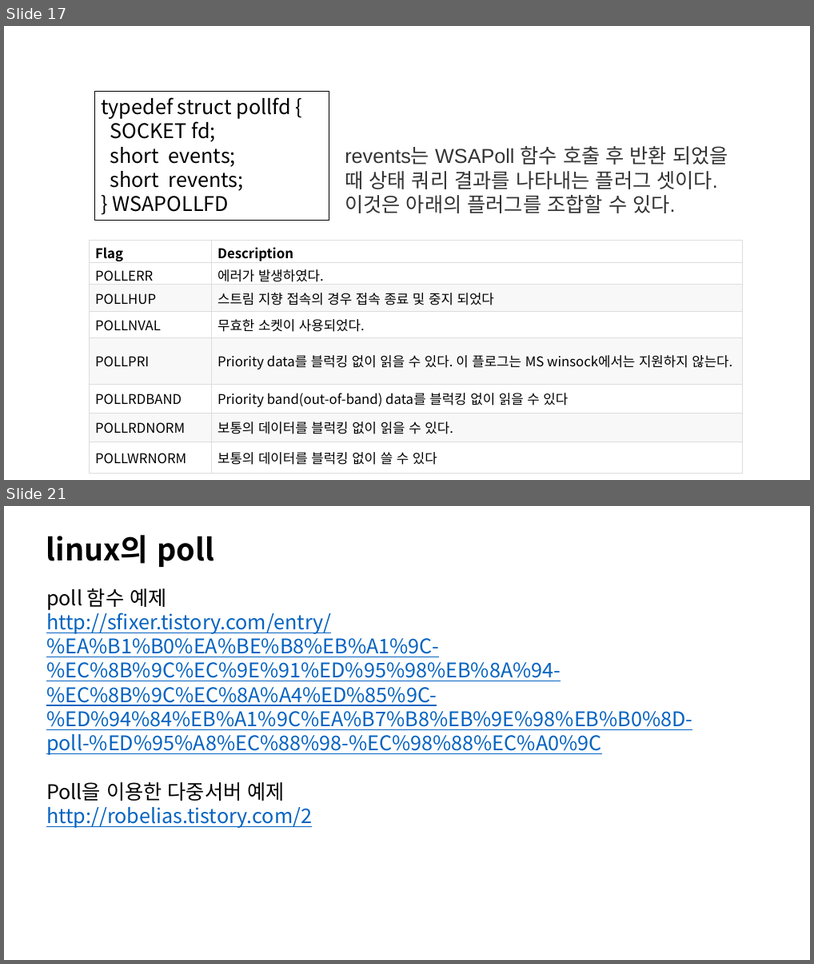
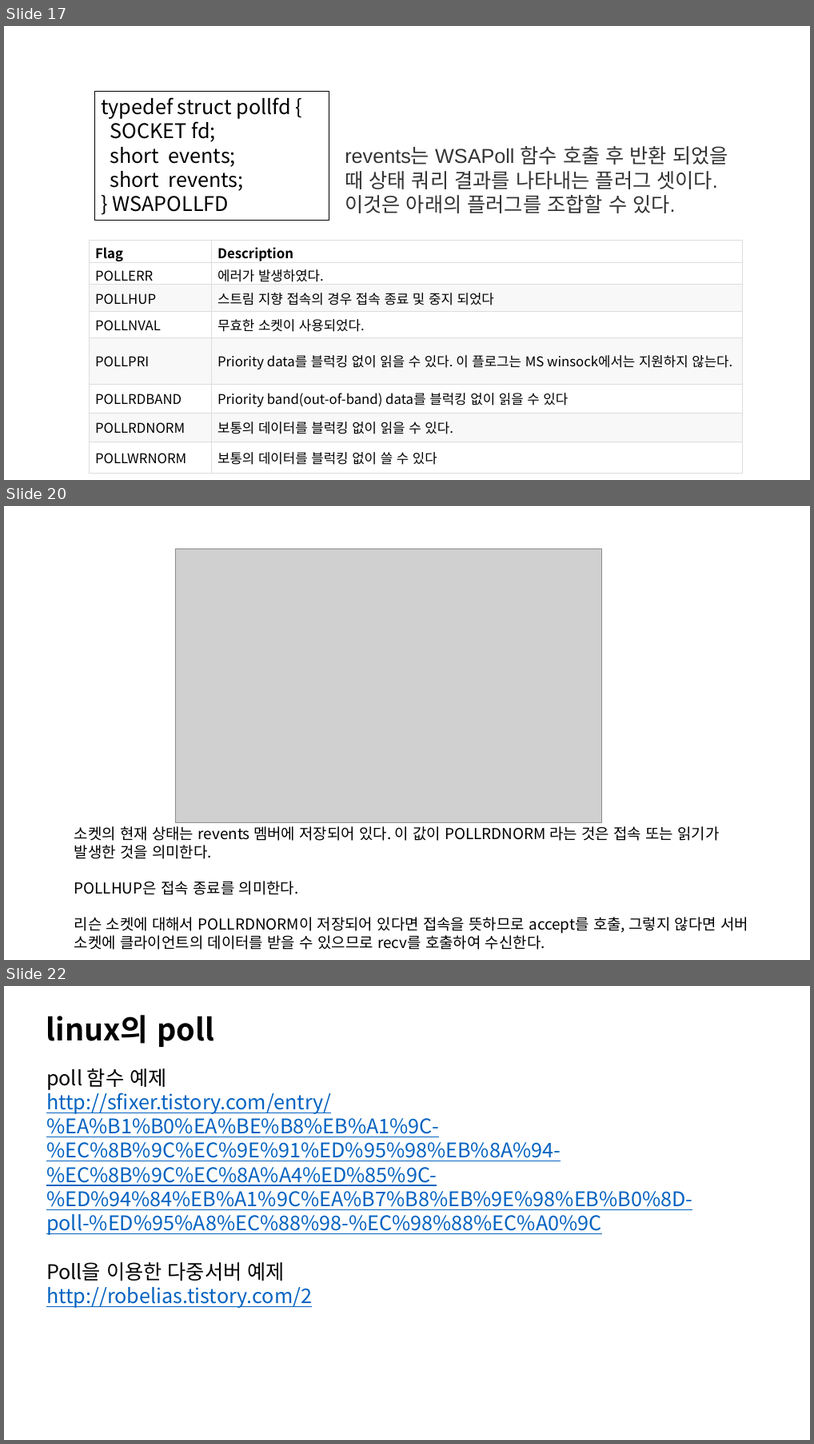
Before and after one commit to Dylan-Jang/conf_cpp_korea_201702, a slide deck: WSAPoll, Fast Loopback.pptx. Shown one above the other, each under a label of ours: slides 17 and 21 before the commit, slides 17, 20 and 22 after it; the slides between them are not shown. The pictures are 814x964 and 814x1444 pixels, drawn with LibreOffice and Linux fonts; fonts in the diff are those of the drawing; grey boxes stand for pictures. Boxes give left, top, right and bottom in pixels: in the first picture for what was removed or moved away, otherwise in the second. Text is boxed around its words. In the diff, an @@ line names an element or a change of style, - is before the commit and + after.

```diff
--- a/WSAPoll, Fast Loopback.pptx
+++ b/WSAPoll, Fast Loopback.pptx
@@ slide 20 added at (4, 506, 810, 960), background #FFFFFF @@
@@ picture added at (175, 549, 602, 823) @@
@@ text added at (74, 826, 749, 949), 18 pt, text #000000 @@
+소켓의 현재 상태는 revents 멤버에 저장되어 있다. 이 값이 POLLRDNORM 라는 것은 접속 또는 읽기가 발생한 것을 의미한다.
+POLLHUP은 접속 종료를 의미한다.
+리슨 소켓에 대해서 POLLRDNORM이 저장되어 있다면 접속을 뜻하므로 accept를 호출, 그렇지 않다면 서버 소켓에 클라이언트의 데이터를 받을 수 있으므로 recv를 호출하여 수신한다.
@@ what was slide 21 is now slide 22 @@
```
Also in this commit, not shown: 1 slide changed, 3 other slides added, 3 slides removed, 3 other files.
